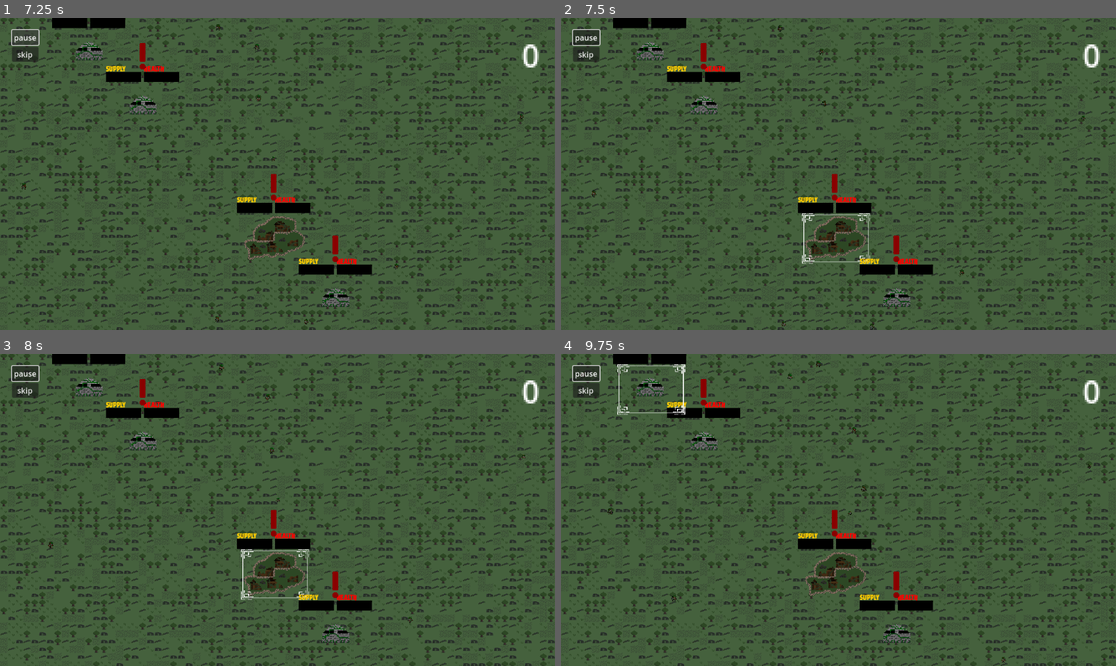
Above: before the commit, frames 1-4 (two rows, left to right).
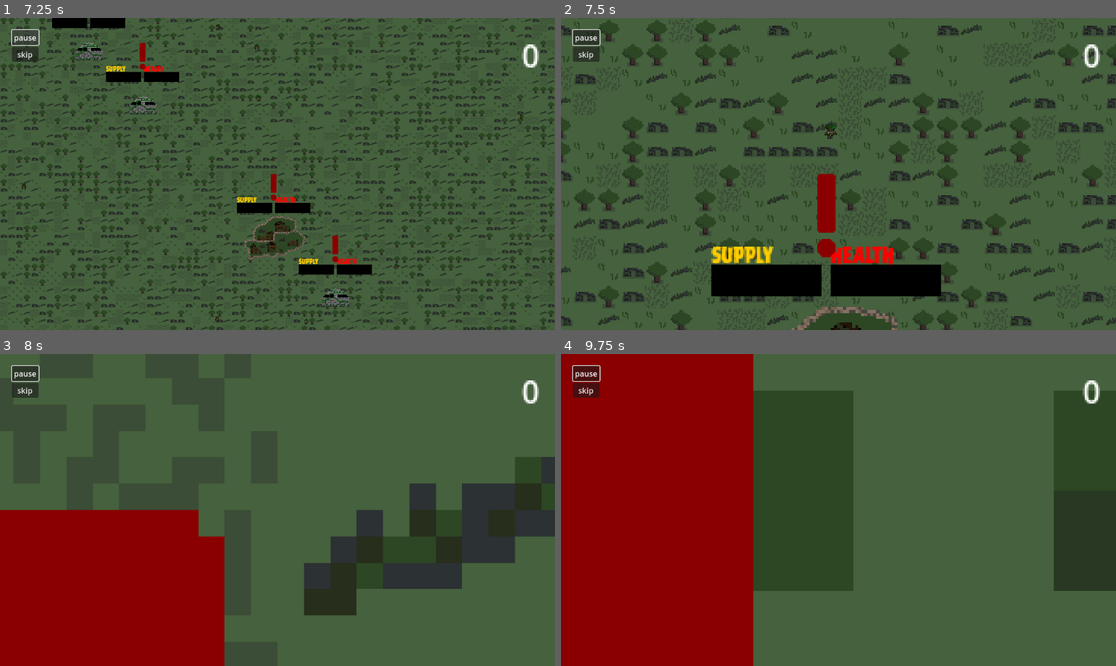
Above: after the commit, the same moments.

Repository: lewis785/ludum-dare-53
Game: Godot game, scene res://scenes/main.tscn
Same seed, same stepped clock (60 frames per second), same inputs: the game is played once before the commit and once after it.
Inputs (mouse positions are in pixels of both pictures, inside the frame that each line leads up to):
- Up to frame 1 (7.25 s): click "start" at 0.5 s; click "skip" at 1.25 s; click "slow" at 2 s; click "skip" at 2.75 s; click "slow" at 3.5 s; click "skip" at 4.25 s; click "slow" at 5 s; click "pause" at 5.75 s; click "paused" at 6.5 s
- Up to frame 2 (7.5 s): move the mouse to (832, 236) at 7.27 s; hold E (camera_zoom_in) from 7.28 s (still down); click (832, 236) at 7.42 s
- Up to frame 3 (8 s): keep holding E (camera_zoom_in)
- Up to frame 4 (9.75 s): move the mouse to (899, 634) at 8.02 s; release E (camera_zoom_in) at 8.03 s; click (899, 634) at 8.1 s; tap E (camera_zoom_in) at 8.3, 9.05 s; move the mouse to (705, 441) at 8.77 s; hold S (camera_down) 8.78-9.53 s; click (705, 441) at 8.92 s; move the mouse to (649, 388) at 9.52 s; tap A (camera_left) at 9.6 s; click (649, 388) at 9.67 s

Frame 1 is identical in both runs. In frame 2, 29% of the frame differs, in the area x 0-100%, y 0-100%; in frame 3, 41%; in frame 4, 55%.
Error before the commit: Parse Error: Could not preload resource script "res://scenes/Camera/camera_controller.gd". (res://scenes/Camera/camera_link.gd:1)

Commit message:
Fix broken Camera Merge

Diff:
--- a/scenes/Camera/camera_controller.gd
+++ b/scenes/Camera/camera_controller.gd
@@ -37,7 +37,7 @@
 		movement.y -= camera_speed
 	if Input.is_action_pressed("camera_down"):
 		movement.y += camera_speed
-	if Input.is_action_pressed("camera_zoom_in") or Input.is_action_just_released("camera_zoom_in")::
+	if Input.is_action_pressed("camera_zoom_in") or Input.is_action_just_released("camera_zoom_in"):
 		set_zoom(get_zoom() + ((camera_zoom_speed * get_zoom())/10))
 	if Input.is_action_pressed("camera_zoom_out") or Input.is_action_just_released("camera_zoom_out"):
 		set_zoom(get_zoom() - ((camera_zoom_speed * get_zoom())/10))
--- a/scenes/main.tscn
+++ b/scenes/main.tscn
@@ -9,8 +9,6 @@
 unique_name_in_owner = true
 process_mode = 3
 position = Vector2(576, 327)
-camera_speed = 30
 camera_zoom_speed = 1.0
-limit_camera = true
 
 [node name="game" parent="." instance=ExtResource("2_od1pn")]
